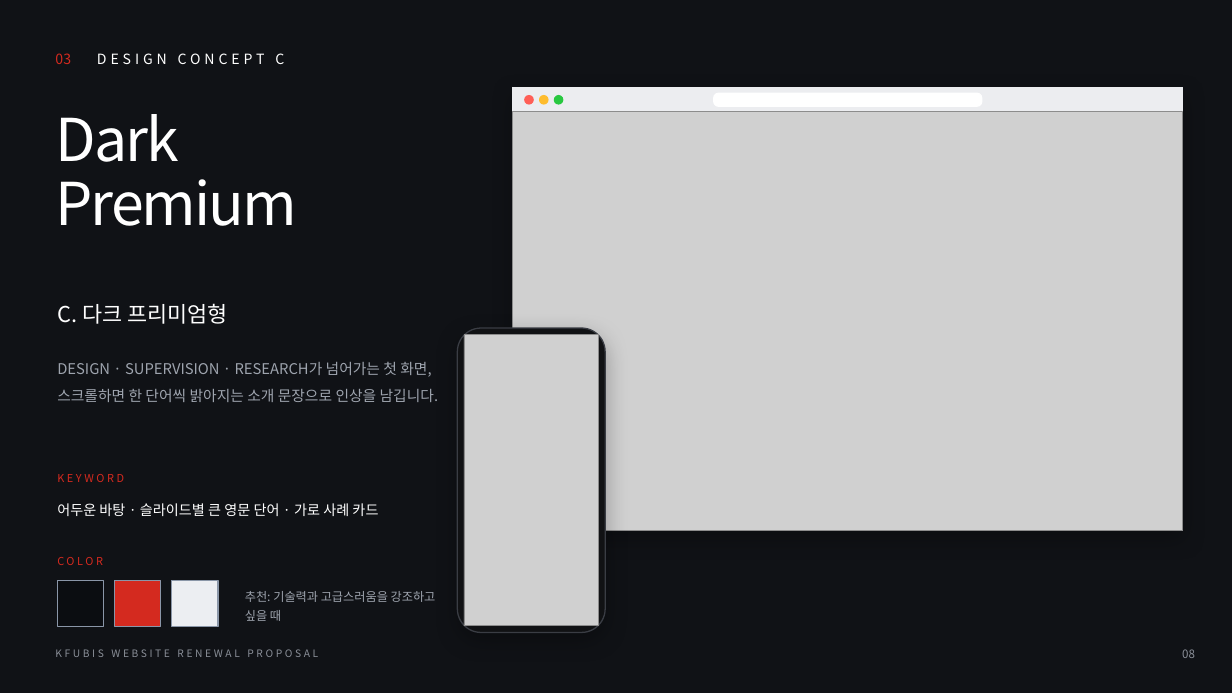
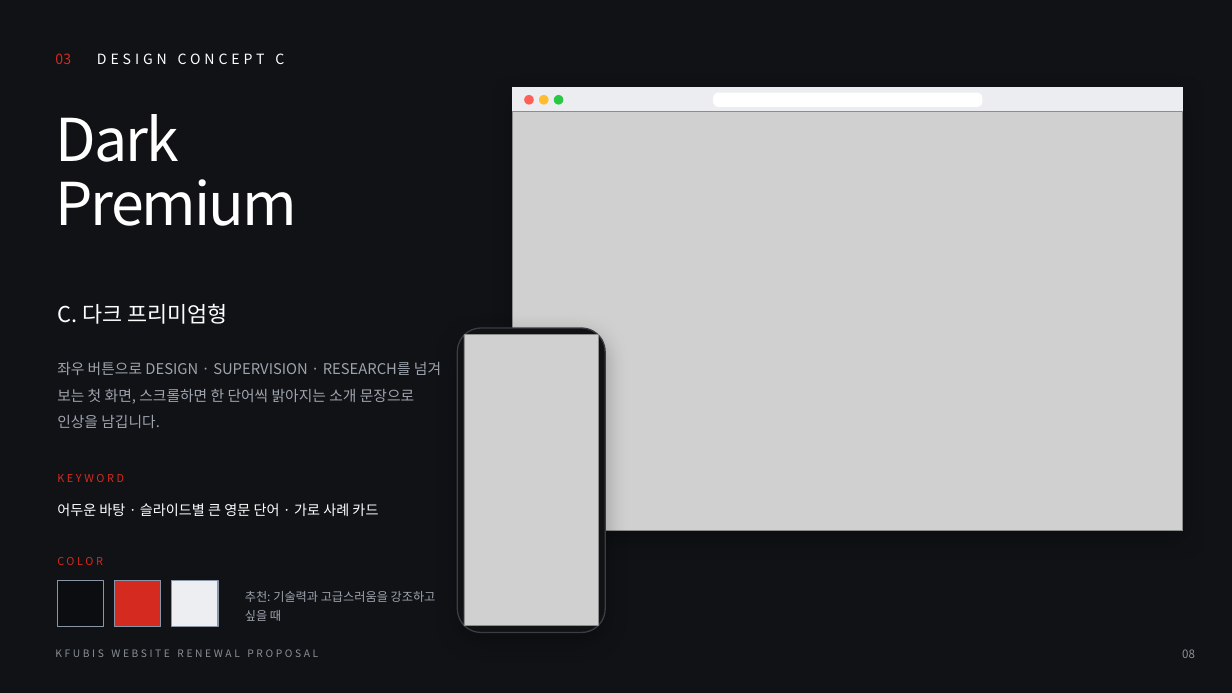
Before and after one commit to leety-stack/KFUBIS_Homepage, a slide deck: slide 8 of 제안서/[한방유비스 홈페이지] 대표홈페이지 개편_제안서(디자인형).pptx. Drawn at 1232x693 pixels with LibreOffice and Linux fonts; fonts in the diff are those of the drawing; grey boxes stand for pictures. Boxes give left, top, right and bottom in pixels: in the first picture for what was removed or moved away, otherwise in the second. Text is boxed around its words. In the diff, an @@ line names an element or a change of style, - is before the commit and + after.

```diff
--- a/제안서/[한방유비스 홈페이지] 대표홈페이지 개편_제안서(디자인형).pptx
+++ b/제안서/[한방유비스 홈페이지] 대표홈페이지 개편_제안서(디자인형).pptx
@@ text at (57,362,441,428): text changed @@
-DESIGN · SUPERVISION · RESEARCH가 넘어가는 첫 화면, 스크롤하면 한 단어씩 밝아지는 소개 문장으로 인상을 남깁니다.
+좌우 버튼으로 DESIGN · SUPERVISION · RESEARCH를 넘겨 보는 첫 화면, 스크롤하면 한 단어씩 밝아지는 소개 문장으로 인상을 남깁니다.
```
Also in this commit, not shown: 27 other files.
